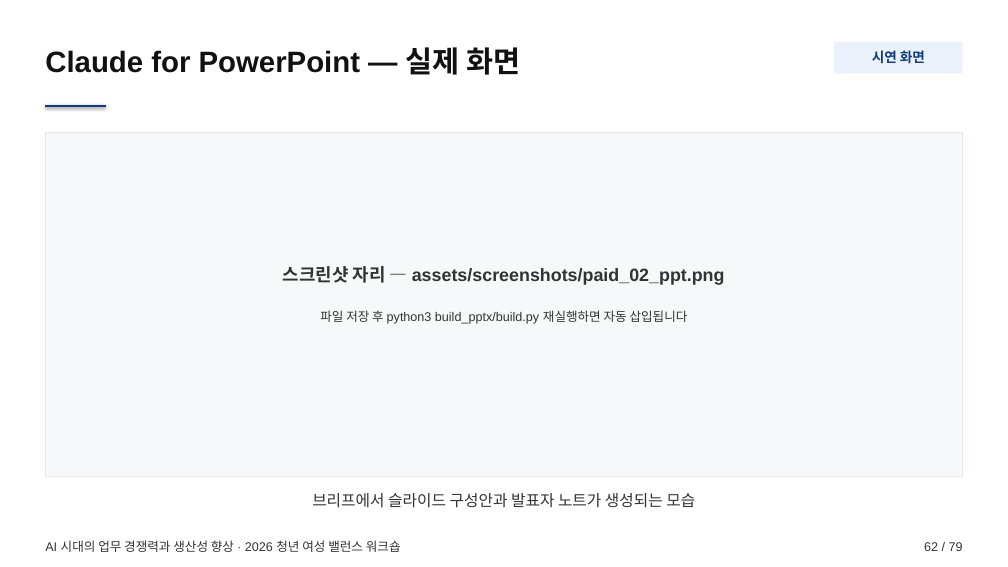
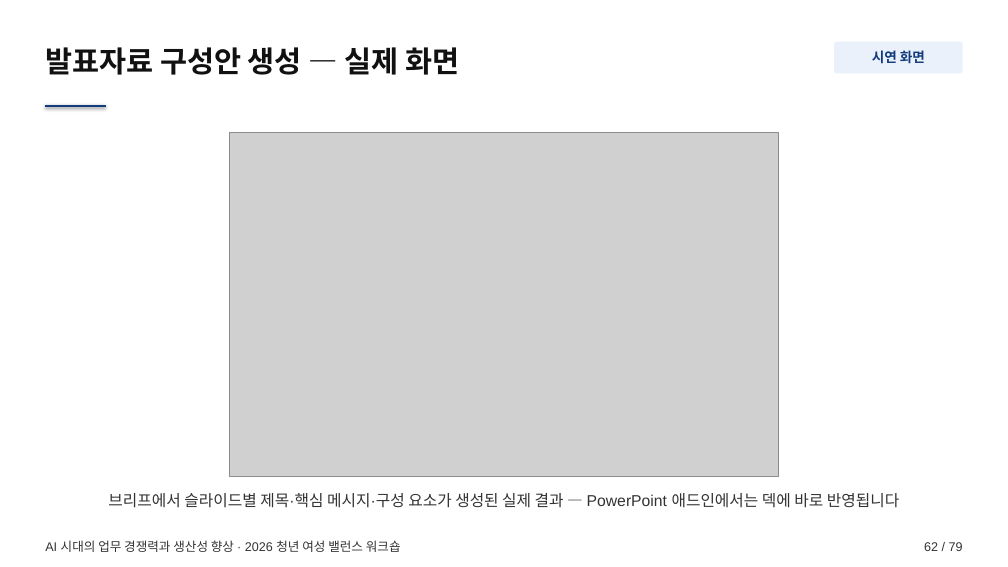
Before and after one commit to smilesjcha/how-to-work-better, a slide deck: slide 62 of lectures/20260723-worklife-ax-workshop/output/worklife-ax-workshop.pptx. Drawn at 1008x567 pixels with LibreOffice and Linux fonts; fonts in the diff are those of the drawing; grey boxes stand for pictures. Boxes give left, top, right and bottom in pixels: in the first picture for what was removed or moved away, otherwise in the second. Text is boxed around its words. In the diff, an @@ line names an element or a change of style, - is before the commit and + after.

```diff
--- a/lectures/20260723-worklife-ax-workshop/output/worklife-ax-workshop.pptx
+++ b/lectures/20260723-worklife-ax-workshop/output/worklife-ax-workshop.pptx
@@ text at (45, 47, 459, 75): text changed @@
-Claude for PowerPoint — 실제 화면
+발표자료 구성안 생성 — 실제 화면
@@ rectangle removed at (45, 132, 963, 476) @@
@@ picture added at (230, 132, 778, 476) @@
@@ text removed at (283, 266, 725, 285) @@
-스크린샷 자리 — assets/screenshots/paid_02_ppt.png
@@ text removed at (320, 310, 688, 324) @@
-파일 저장 후 python3 build_pptx/build.py 재실행하면 자동 삽입됩니다
@@ text at (108, 493, 899, 508): text changed @@
-브리프에서 슬라이드 구성안과 발표자 노트가 생성되는 모습
+브리프에서 슬라이드별 제목·핵심 메시지·구성 요소가 생성된 실제 결과 — PowerPoint 애드인에서는 덱에 바로 반영됩니다
```
Also in this commit, not shown: 4 other slides changed, 10 other files.
